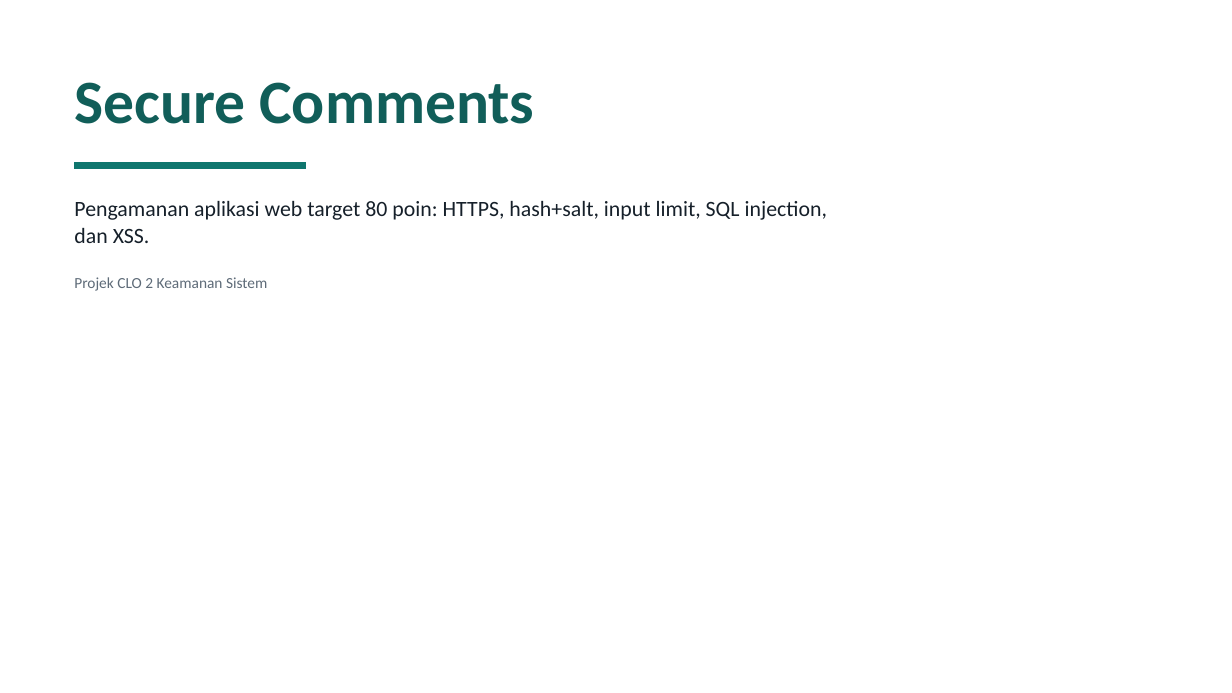
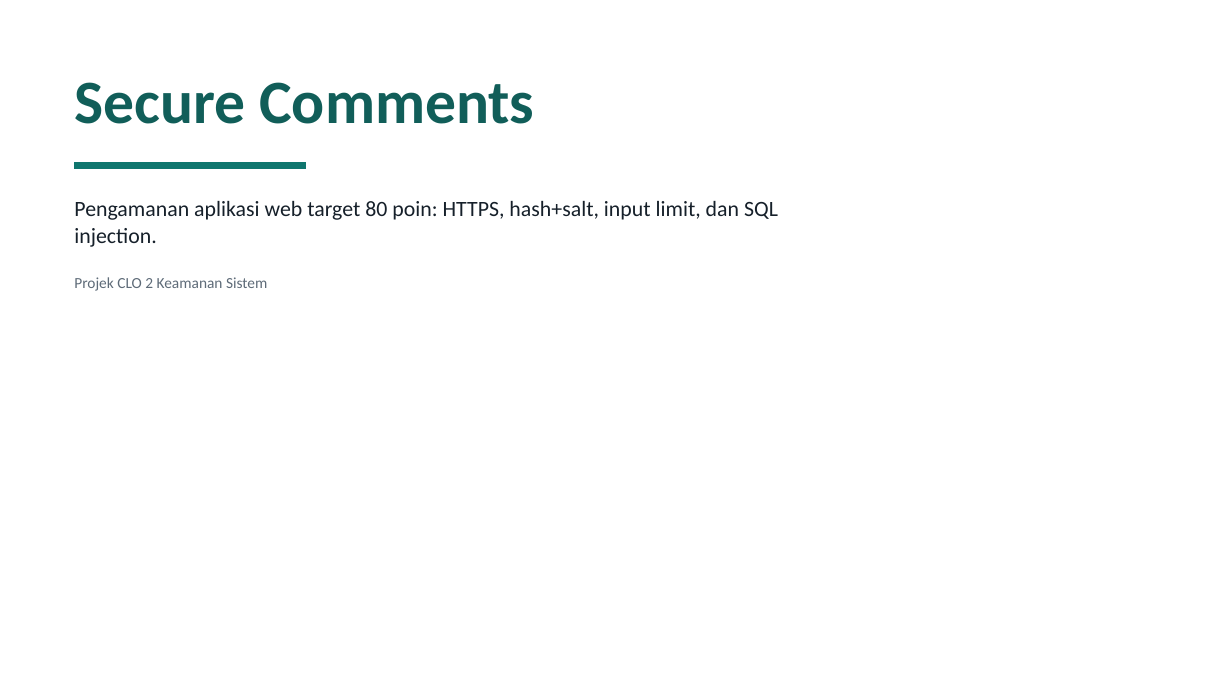
Before and after one commit to ArdeezYy/mawang_clo2, a slide deck: slide 1 of presentation/output/CLO2_Secure_Comments.pptx. Drawn at 1232x693 pixels with LibreOffice and Linux fonts; fonts in the diff are those of the drawing. Boxes give left, top, right and bottom in pixels: in the first picture for what was removed or moved away, otherwise in the second. Text is boxed around its words. In the diff, an @@ line names an element or a change of style, - is before the commit and + after.

Commit message:
Adjust secure branch to target 80 scope

```diff
--- a/presentation/output/CLO2_Secure_Comments.pptx
+++ b/presentation/output/CLO2_Secure_Comments.pptx
@@ text at [74,201,778,247]: text changed @@
-Pengamanan aplikasi web target 80 poin: HTTPS, hash+salt, input limit, SQL injection, dan XSS.
+Pengamanan aplikasi web target 80 poin: HTTPS, hash+salt, input limit, dan SQL injection.
```
Also in this commit, not shown: 5 other slides changed, 6 other files.
